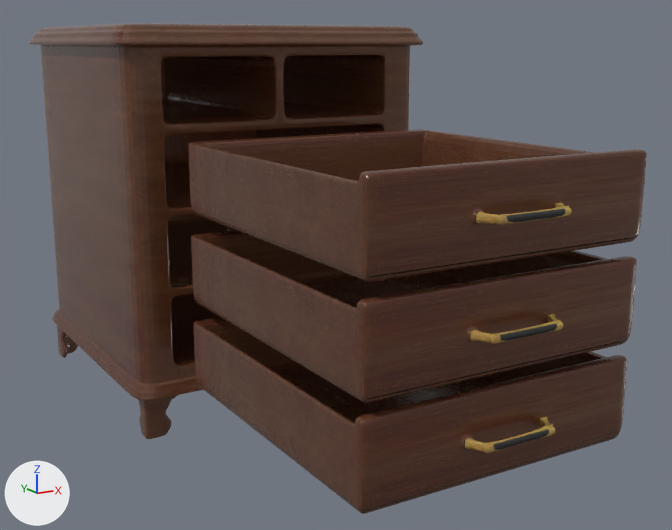
Renders of the Blender file Hart DollHouse/Assets/Models/Bedroom/SimpleDrawer/SimpleDrawer.blend from each side of a commit.
Both versions are drawn from a 50 mm lens placed at (-4.73, -11.59, 3.96), pointed at (0.69, -2.54, 1.44). Arrows for +X, +Y and +Z are at lower left; the lights stay in place.

The first picture shows 'BottomStand', 'Drawer1', 'Drawer2', 'Drawer3', 'DrawerStand'.
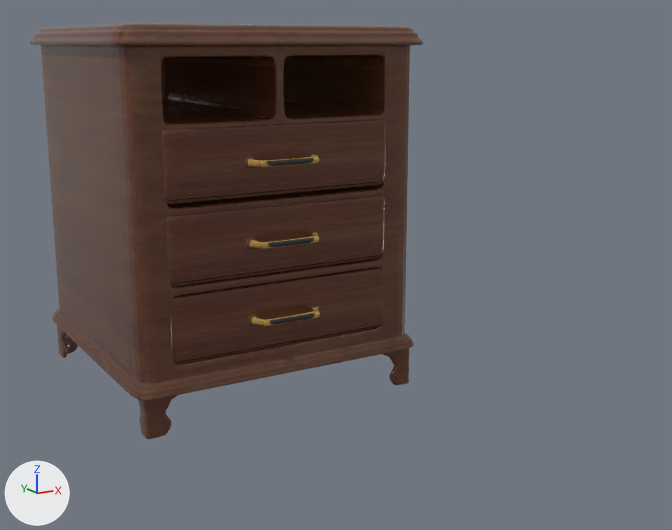
Where the change shows, as pixel boxes (x1, y1, x2, y2) in the pictures (672 x 530 px):
'Drawer1', moved
    before: (188, 129, 647, 282)
    after: (161, 119, 387, 204)
'Drawer2', moved
    before: (191, 230, 637, 403)
    after: (166, 196, 385, 287)
'Drawer3', moved
    before: (193, 317, 627, 514)
    after: (171, 268, 382, 364)

Edits to the bpy script that builds the scene:
```text
Change ob_drawer3:
    ob_drawer3.location: (0.288, -1.907, 0.722) -> (0.312, 2.126, 0.722)
Change ob_drawer2:
    ob_drawer2.location: (0.288, -1.93, 1.657) -> (0.295, 2.103, 1.657)
Change ob_drawer1:
    ob_drawer1.location: (0.288, -1.948, 2.612) -> (0.288, 2.085, 2.599)
```
